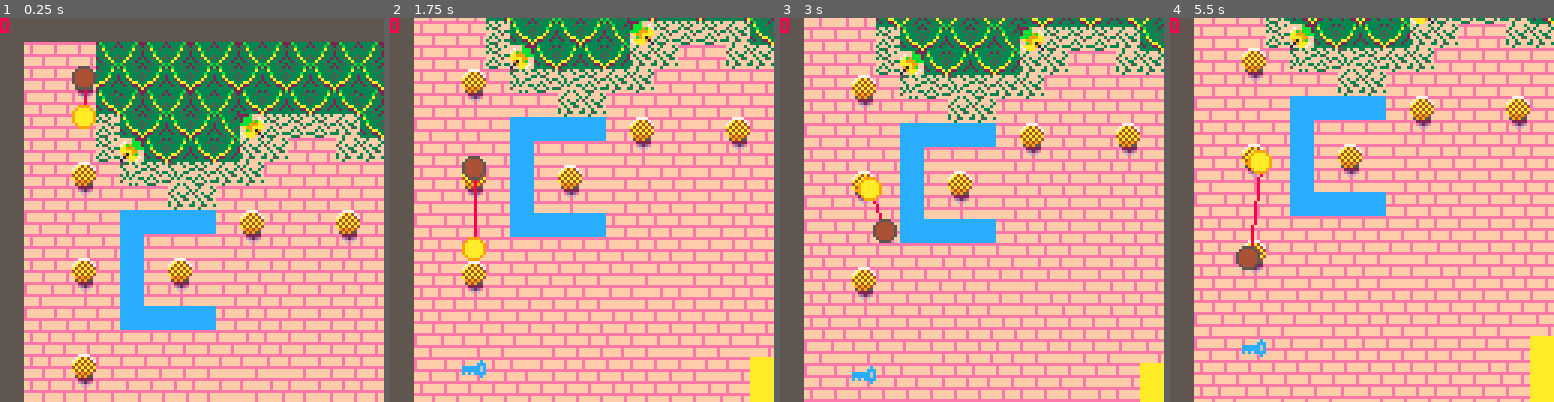
Above: before the commit, frames 1-4 (left to right).
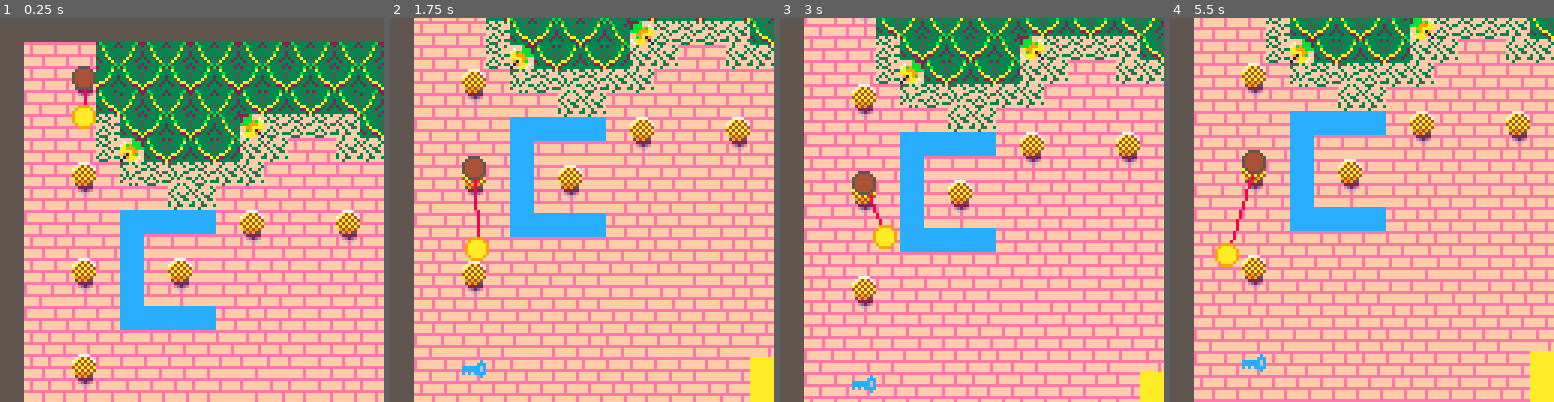
Above: after the commit, the same moments.

Repository: slembcke/ggj22
Game: PICO-8 cartridge ggj22.p8
Same seed, same stepped clock (60 frames per second), same inputs: the game is played once before the commit and once after it.
Inputs:
- Up to frame 1 (0.25 s): no input
- Up to frame 2 (1.75 s): tap X (X key) at 0.33, 1.07 s; tap O (Z key) at 0.7, 1.7 s; hold Right from 1.6 s (still down)
- Up to frame 3 (3 s): tap X (X key) at 1.85, 2.97 s; release Right at 2.1 s; tap O (Z key) at 2.1, 2.5, 2.9 s; hold Up 2.15-2.42 s; hold Right from 2.47 s (still down)
- Up to frame 4 (5.5 s): release Right at 3.03 s; hold Left 3.08-3.58 s; tap O (Z key) every 0.4 s from 3.3 to 5.3 s; hold Right 4.02-4.68 s; tap X (X key) at 4.08, 5.2 s; hold Up 4.73-5.03 s; hold Left from 5.08 s (still down)

The runs differ from the first frame. In frame 1, less than 0.1% of the frame differs, in the area x 0-3%, y 0-4%; in frame 2, 0.4%; in frame 3, 54%; in frame 4, 55%, in the area x 0-100%, y 0-100%.

Commit message:
control polish

Diff:
--- a/ggj22.p8
+++ b/ggj22.p8
@@ -130,7 +130,7 @@
 	anchor.m_inv = 0
 
 	-- Apply movement.
-	local x_inc = 0.02
+	local x_inc = 0.04
 	if btn(0) then swing.x1 -= x_inc end
 	if btn(1) then swing.x1 += x_inc end
 
@@ -144,15 +144,23 @@
 
 	-- Apply spring
 	local btn4 = btn(4)
-	if btn4 then
+	local btn4_down = btn4 and not _btn4
+	local btn4_up = not btn4 and _btn4
+	_btn4 = btn4
+
+	if btn4_down then
+		sfx(2)
+		spring_timeout = 10
+	end
+
+	if btn4 and spring_timeout > 0 then
 		local dx = anchor.x1 - swing.x1
 		local dy = anchor.y1 - swing.y1
 		local len = sqrt(dx*dx + dy*dy)
 		swing.x1 += dx*len/1000
 		swing.y1 += dy*len/1000
-		if not _btn4 then sfx(2) end
-	end
-	_btn4 = btn4
+		spring_timeout -= 1
+	end
 
 	rope_physics(dots[1], dots[2])
 end
@@ -173,7 +181,7 @@
 
 	camera()
 	if dbg_msg then print(dbg_msg) end
-	print(have_keys)
+	-- print(have_keys)
 end
 
 __gfx__
